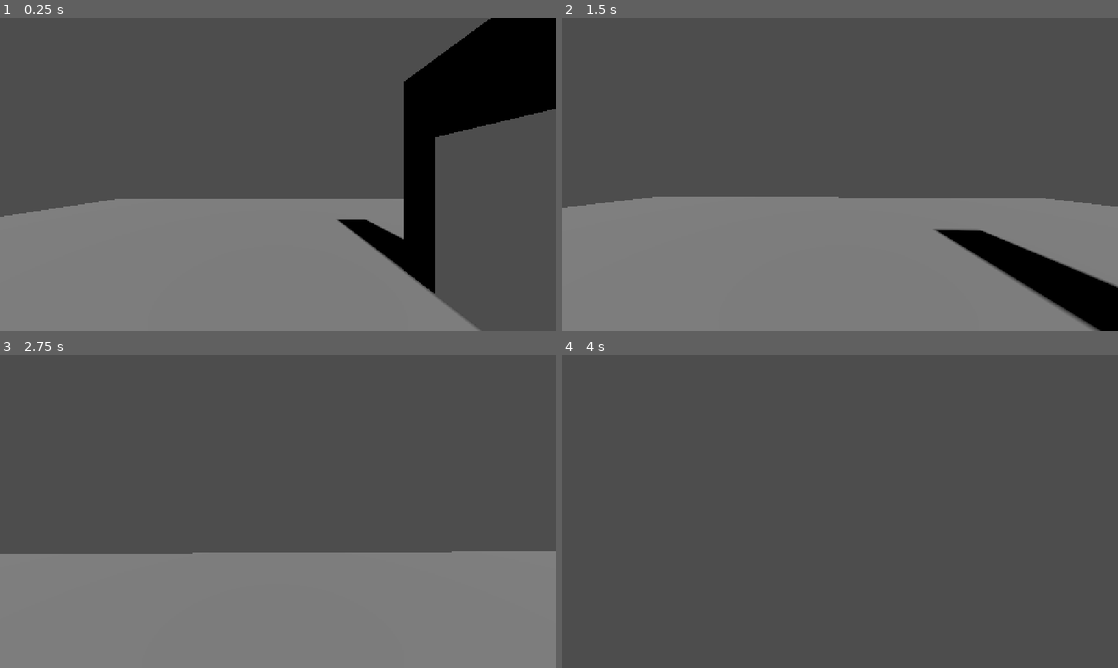
Above: before the commit, frames 1-4 (two rows, left to right).
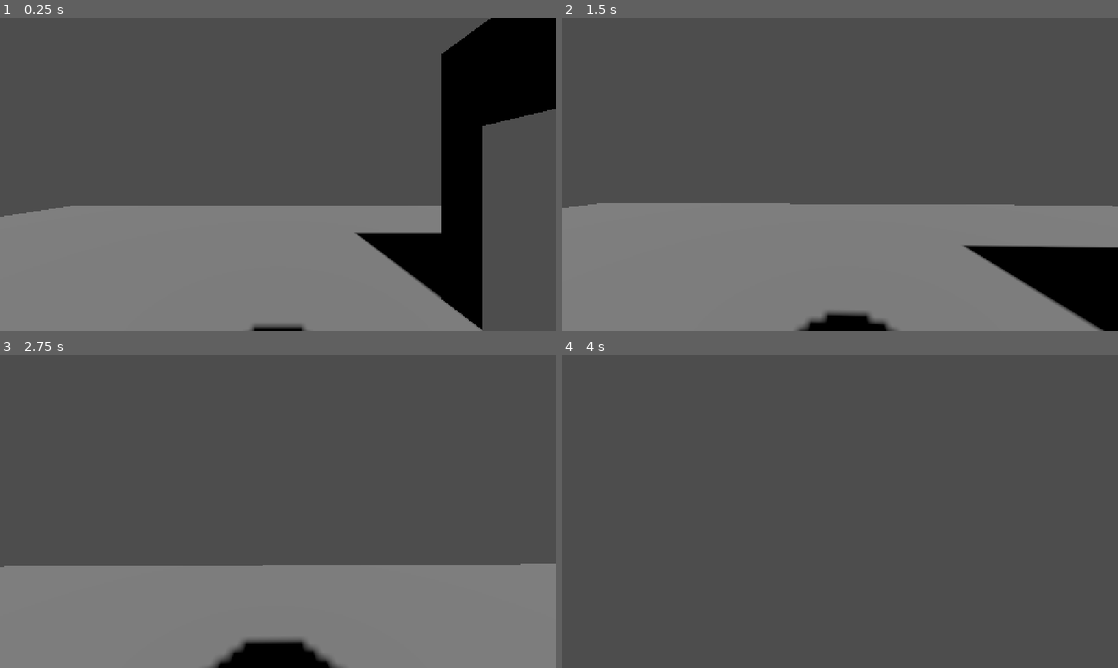
Above: after the commit, the same moments.

Repository: EvanNoelGames/godot-portal
Game: Godot game, scene res://Scenes/render_cameras_scene.tscn
Two runs of this game, one before a commit and one after it. Both use one fixed random seed, a clock stepped at 60 frames per second and the inputs below. This scene is started directly instead of the project's main scene.
Inputs (mouse positions are in pixels of both pictures, inside the frame that each line leads up to):
- Up to frame 1 (0.25 s): no input
- Up to frame 2 (1.5 s): tap Enter at 0.5 s; move the mouse to (867, 174) at 0.52 s; hold Ctrl (player_crouch) 0.53-1.28 s; hold W (player_forward) from 0.53 s (still down); tap Space (player_jump) at 0.77 s; move the mouse to (812, 174) at 1.27 s; tap Ctrl (player_crouch) at 1.35 s
- Up to frame 3 (2.75 s): keep holding W (player_forward); tap Space (player_jump) at 1.52 s; move the mouse to (289, 505) at 2.02 s; hold Ctrl (player_crouch) from 2.03 s (still down)
- Up to frame 4 (4 s): keep holding W (player_forward); move the mouse to (834, 517) at 2.77 s; release Ctrl (player_crouch) at 2.78 s; tap Ctrl (player_crouch) at 2.85 s; tap Space (player_jump) at 3.02, 3.5, 3.77 s; move the mouse to (878, 514) at 3.52 s; hold Ctrl (player_crouch) from 3.53 s (still down)

The runs differ from the first frame. In frame 1, 9.7% of the frame differs, in the area x 14-87%, y 11-100%; in frame 2, 4.6%; in frame 3, 5.6%; in frame 4, nothing differs.

Commit message:
Fixed portal clipping issue, added player mesh

Diff:
--- a/portals/Nodes/Player/player.tscn
+++ b/portals/Nodes/Player/player.tscn
@@ -10,6 +10,8 @@
 [sub_resource type="BoxShape3D" id="BoxShape3D_0fd4k"]
 resource_local_to_scene = true
 size = Vector3(0.75, 1.25, 0.75)
+
+[sub_resource type="CapsuleMesh" id="CapsuleMesh_us8wf"]
 
 [node name="Player" type="CharacterBody3D" unique_id=1428363437]
 physics_interpolation_mode = 1
@@ -40,9 +42,12 @@
 [node name="HeadAnchor" type="Node3D" parent="." unique_id=2121783143]
 transform = Transform3D(1, 0, 0, 0, 1, 0, 0, 0, 1, 0, 1.5, 0)
 
+[node name="MeshInstance3D" type="MeshInstance3D" parent="HeadAnchor" unique_id=1665816427]
+transform = Transform3D(1, 0, 0, 0, 1, 0, 0, 0, 1, 0, -0.5, 0)
+mesh = SubResource("CapsuleMesh_us8wf")
+
 [node name="RotationHelper" type="Node3D" parent="HeadAnchor" unique_id=1768376278]
 
 [node name="CameraHolder" type="Node3D" parent="HeadAnchor/RotationHelper" unique_id=1439329297]
 
 [node name="Camera" type="Camera3D" parent="HeadAnchor/RotationHelper/CameraHolder" unique_id=1888675057]
-fov = 90.0
--- a/portals/Nodes/Portals/portal.gd
+++ b/portals/Nodes/Portals/portal.gd
@@ -1,5 +1,7 @@
 class_name Portal
 extends Node3D
+
+const CAMERA_NEAR_SAFE_MARGIN : float = 0.05
 
 #@export_group("Visual")
 #@export var _portal_color : Color = Color.WHITE
@@ -23,4 +25,20 @@
 func _move_camera() -> void:
 	var flip = Transform3D(Basis(Vector3.UP, PI), Vector3.ZERO)
 	_camera.global_transform = _linked_portal.global_transform * flip * global_transform.affine_inverse() * _player_camera.global_transform
-	_camera.near = _camera.global_position.distance_to(_linked_portal.global_position)
+
+	## Help from https://github.com/Donitzo/godot-simple-portal-system
+	## Get the four corners of the aabb
+	var aabb = _mesh_instance.get_aabb()
+	var first_corner : Vector3 = _linked_portal.to_global(Vector3(aabb.position.x, aabb.position.y, 0))
+	var second_corner : Vector3 = _linked_portal.to_global(Vector3(aabb.position.x + aabb.size.x, aabb.position.y, 0))
+	var third_corner : Vector3 = _linked_portal.to_global(Vector3(aabb.position.x + aabb.size.x, aabb.position.y + aabb.size.y, 0))
+	var fourth_corner : Vector3 = _linked_portal.to_global(Vector3(aabb.position.x, aabb.position.y + aabb.size.y, 0))
+
+	## Get the distance along the camera's forward vector at which each of the portal corners projects
+	var camera_forward_vector : Vector3 = -_camera.global_transform.basis.z.normalized()
+	var first_distance : float = (first_corner - _camera.global_position).dot(camera_forward_vector)
+	var second_distance : float = (second_corner - _camera.global_position).dot(camera_forward_vector)
+	var third_distance : float = (third_corner - _camera.global_position).dot(camera_forward_vector)
+	var fourth_distance : float = (fourth_corner - _camera.global_position).dot(camera_forward_vector)
+	## Set the camera's near clipping to the closest corner - the safe margin, or 0.01 if too close
+	_camera.near = max(0.01, min(first_distance, second_distance, third_distance, fourth_distance) - CAMERA_NEAR_SAFE_MARGIN)
--- a/portals/Nodes/Portals/portal.tscn
+++ b/portals/Nodes/Portals/portal.tscn
@@ -2,6 +2,10 @@
 
 [ext_resource type="Script" uid="uid://r6yxmipwyf2w" path="res://Nodes/Portals/portal.gd" id="1_rla34"]
 [ext_resource type="Shader" uid="uid://d37x7uxpt6rv0" path="res://Nodes/Portals/portal_cutout.gdshader" id="2_b2lmi"]
+
+[sub_resource type="SphereMesh" id="SphereMesh_b2lmi"]
+radius = 0.1
+height = 0.2
 
 [sub_resource type="ShaderMaterial" id="ShaderMaterial_b2lmi"]
 resource_local_to_scene = true
@@ -18,11 +22,16 @@
 [node name="SubViewport" type="SubViewport" parent="." unique_id=1340857426]
 gui_disable_input = true
 size = Vector2i(3840, 2160)
+render_target_clear_mode = 2
 
 [node name="Camera3D" type="Camera3D" parent="SubViewport" unique_id=980231044]
 fov = 90.0
 near = 0.001
 
+[node name="MeshInstance3D" type="MeshInstance3D" parent="SubViewport/Camera3D" unique_id=65684705]
+visible = false
+mesh = SubResource("SphereMesh_b2lmi")
+
 [node name="MeshInstance3D" type="MeshInstance3D" parent="." unique_id=546627379]
 transform = Transform3D(1, 0, 0, 0, -4.371139e-08, -1, 0, 1, -4.371139e-08, 0, 0, 0)
 mesh = SubResource("PlaneMesh_rla34")
--- a/portals/Scenes/render_cameras_scene.tscn
+++ b/portals/Scenes/render_cameras_scene.tscn
@@ -11,16 +11,16 @@
 size = Vector3(20, 1, 20)
 
 [sub_resource type="BoxMesh" id="BoxMesh_fp515"]
-size = Vector3(3, 1, 5)
+size = Vector3(3, 3, 7)
 
 [sub_resource type="BoxShape3D" id="BoxShape3D_jjkjk"]
-size = Vector3(3, 1, 5)
+size = Vector3(3, 3, 7)
 
 [sub_resource type="BoxMesh" id="BoxMesh_62q3j"]
-size = Vector3(3, 1, 5)
+size = Vector3(3, 3, 5)
 
 [sub_resource type="BoxShape3D" id="BoxShape3D_6vl20"]
-size = Vector3(3, 1, 5)
+size = Vector3(3, 3, 5)
 
 [node name="RenderCamerasScene" type="Node3D" unique_id=1997632050]
 
@@ -40,7 +40,7 @@
 shape = SubResource("BoxShape3D_fp515")
 
 [node name="StaticBody3D2" type="StaticBody3D" parent="Geometry" unique_id=1380813036]
-transform = Transform3D(-4.371139e-08, -1, 0, 1, -4.371139e-08, 0, 0, 0, 1, 2.5, 1.5, 0)
+transform = Transform3D(-4.371139e-08, -1, 0, 1, -4.371139e-08, 0, 0, 0, 1, 3.5, 1.5, 1)
 
 [node name="MeshInstance3D" type="MeshInstance3D" parent="Geometry/StaticBody3D2" unique_id=140931543]
 mesh = SubResource("BoxMesh_fp515")
@@ -49,7 +49,7 @@
 shape = SubResource("BoxShape3D_jjkjk")
 
 [node name="StaticBody3D3" type="StaticBody3D" parent="Geometry" unique_id=91730842]
-transform = Transform3D(1.9106855e-15, 4.371139e-08, -1, 1, -4.371139e-08, 0, -4.371139e-08, -1, -4.371139e-08, -0.5, 1.5, 2)
+transform = Transform3D(1.9106855e-15, 4.371139e-08, -1, 1, -4.371139e-08, 0, -4.371139e-08, -1, -4.371139e-08, -0.5, 1.5, 3)
 
 [node name="MeshInstance3D" type="MeshInstance3D" parent="Geometry/StaticBody3D3" unique_id=878402907]
 mesh = SubResource("BoxMesh_62q3j")
